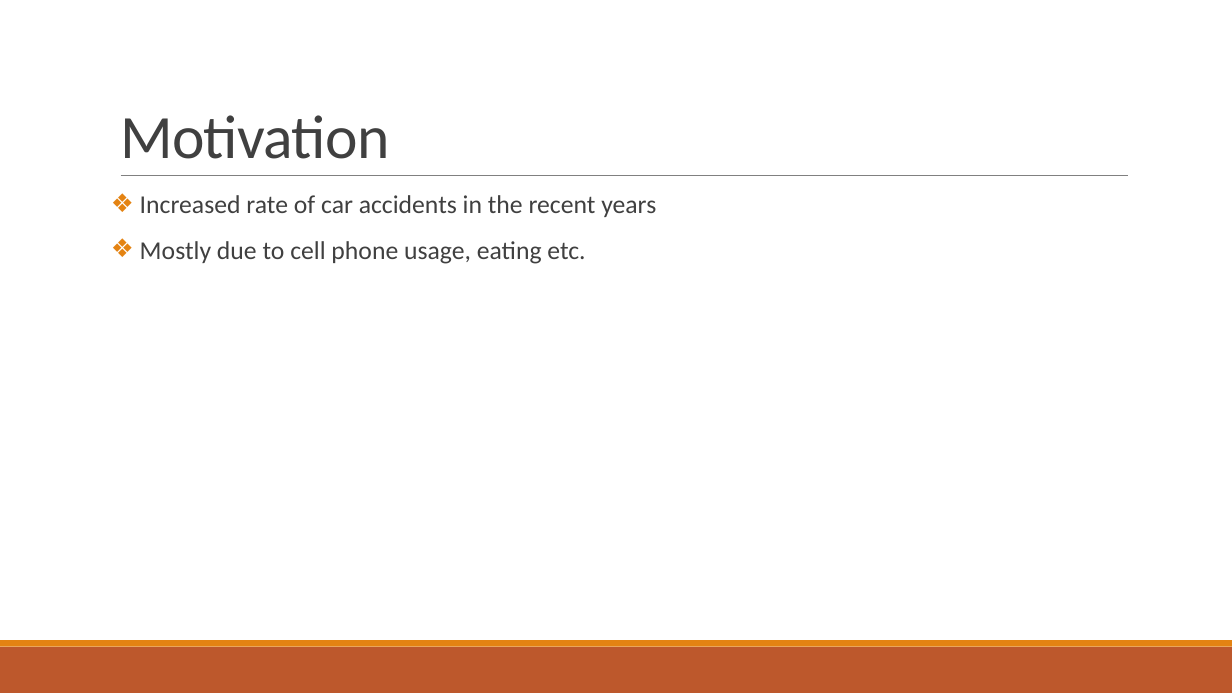
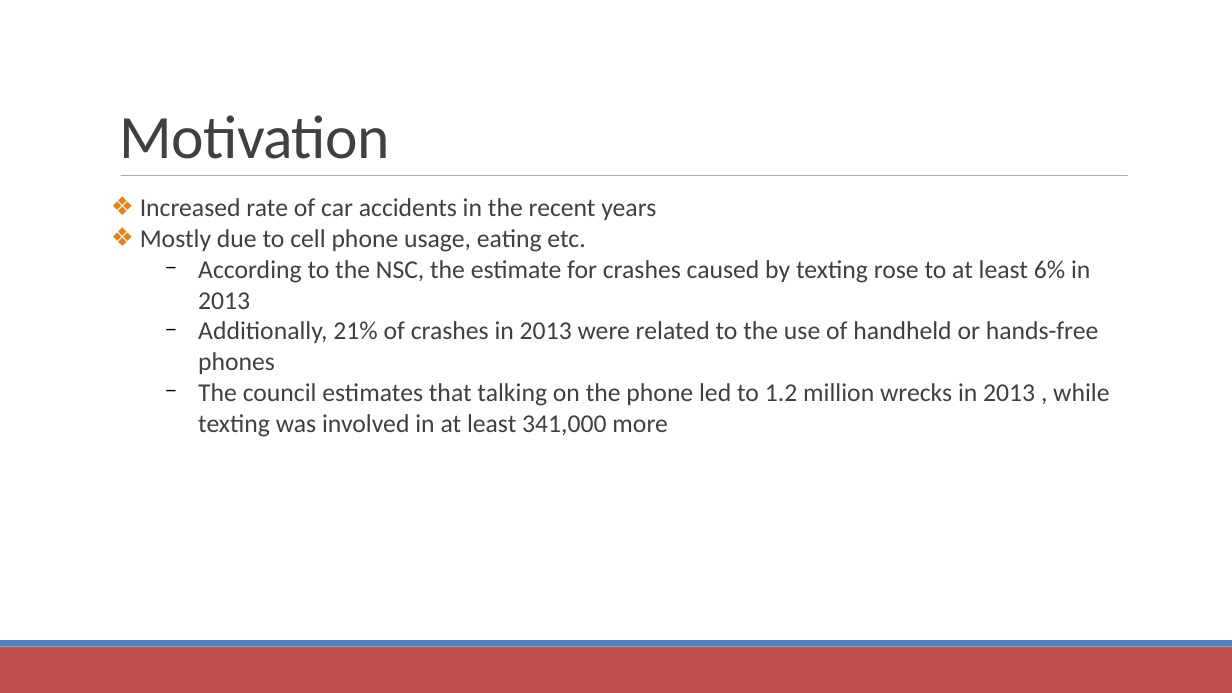
Before and after one commit to grkem1/InnovationHack, a slide deck: slide 3 of presentation.pptx (slide 2 before the commit). Drawn at 1232x693 pixels with LibreOffice and Linux fonts; fonts in the diff are those of the drawing. Boxes give left, top, right and bottom in pixels: in the first picture for what was removed or moved away, otherwise in the second. Text is boxed around its words. In the diff, an @@ line names an element or a change of style, - is before the commit and + after.

```diff
--- a/presentation.pptx
+++ b/presentation.pptx
@@ text "Motivation" at (120, 115, 390, 159): line spacing 0.85 to 1 @@
@@ line (121, 176) - (1128, 176): stroke #808080 0.5 pt to #808080 0.51 pt @@
@@ text at (140, 198, 656, 252): line spacing 0.9 to 1; less space between paragraphs @@
@@ text at (198, 260, 1109, 437): paragraphs added @@
+  − According to the NSC, the estimate for crashes caused by texting rose to at least 6% in 2013
+  − Additionally, 21% of crashes in 2013 were related to the use of handheld or hands-free phones
+  − The council estimates that talking on the phone led to 1.2 million wrecks in 2013 , while texting was involved in at least 341,000 more
@@ rectangle at (0, 647, 1232, 693): fill #BD582C to #C0504D @@
@@ rectangle at (0, 640, 1232, 647): fill #E48312 to #4F81BD @@
```
Also in this commit, not shown: 1 other slide changed, 5 slides added, 1 slide removed, 1 other file.
